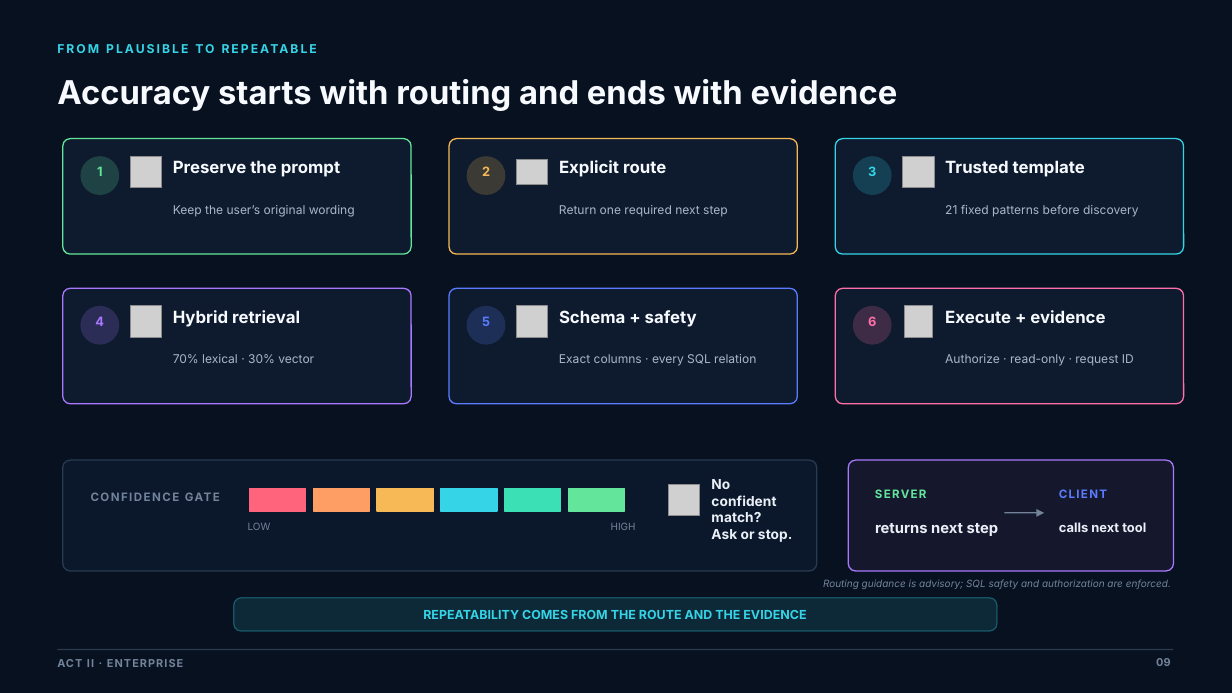
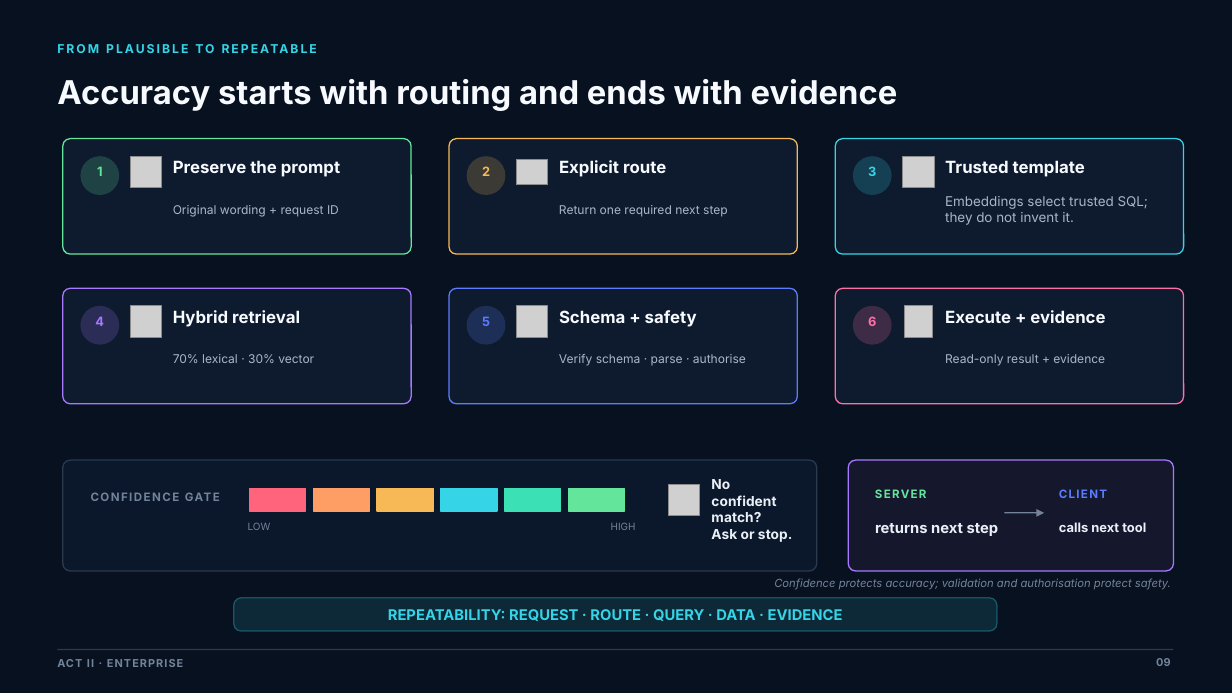
Before and after one commit to kolygri/kolygri.github.io, a slide deck: slide 9 of presentations/Beyond_the_Demo_Trusted_AI_Agents_MCP_AI_Expo_2026.pptx. Drawn at 1232x693 pixels with LibreOffice and Linux fonts; fonts in the diff are those of the drawing; grey boxes stand for pictures; background and template pictures are left out. Boxes give left, top, right and bottom in pixels: in the first picture for what was removed or moved away, otherwise in the second. Text is boxed around its words. In the diff, an @@ line names an element or a change of style, - is before the commit and + after.

```diff
--- a/presentations/Beyond_the_Demo_Trusted_AI_Agents_MCP_AI_Expo_2026.pptx
+++ b/presentations/Beyond_the_Demo_Trusted_AI_Agents_MCP_AI_Expo_2026.pptx
@@ text at [173, 205, 339, 217]: text changed @@
-Keep the user’s original wording
+Original wording + request ID
@@ text at [945, 196, 1148, 225]: text changed; size 9.4 to 10.5 pt @@
-21 fixed patterns before discovery
+Embeddings select trusted SQL;
+they do not invent it.
@@ text at [559, 354, 746, 366]: text changed @@
-Exact columns · every SQL relation
+Verify schema · parse · authorise
@@ text at [945, 354, 1105, 366]: text changed @@
-Authorize · read-only · request ID
+Read-only result + evidence
@@ text at [774, 578, 1171, 590]: text changed; size 7.8 to 8.8 pt @@
-Routing guidance is advisory; SQL safety and authorization are enforced.
+Confidence protects accuracy; validation and authorisation protect safety.
@@ text at [388, 609, 843, 621]: text changed; size 9.7 to 11.5 pt @@
-REPEATABILITY COMES FROM THE ROUTE AND THE EVIDENCE
+REPEATABILITY: REQUEST · ROUTE · QUERY · DATA · EVIDENCE
```
Also in this commit, not shown: 10 other slides changed, 1 other file.
